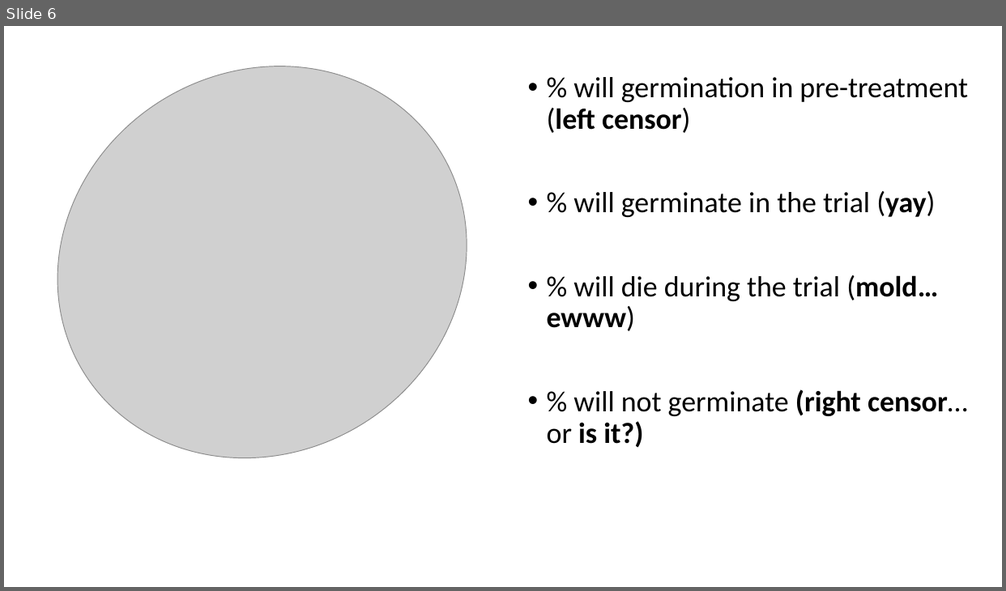
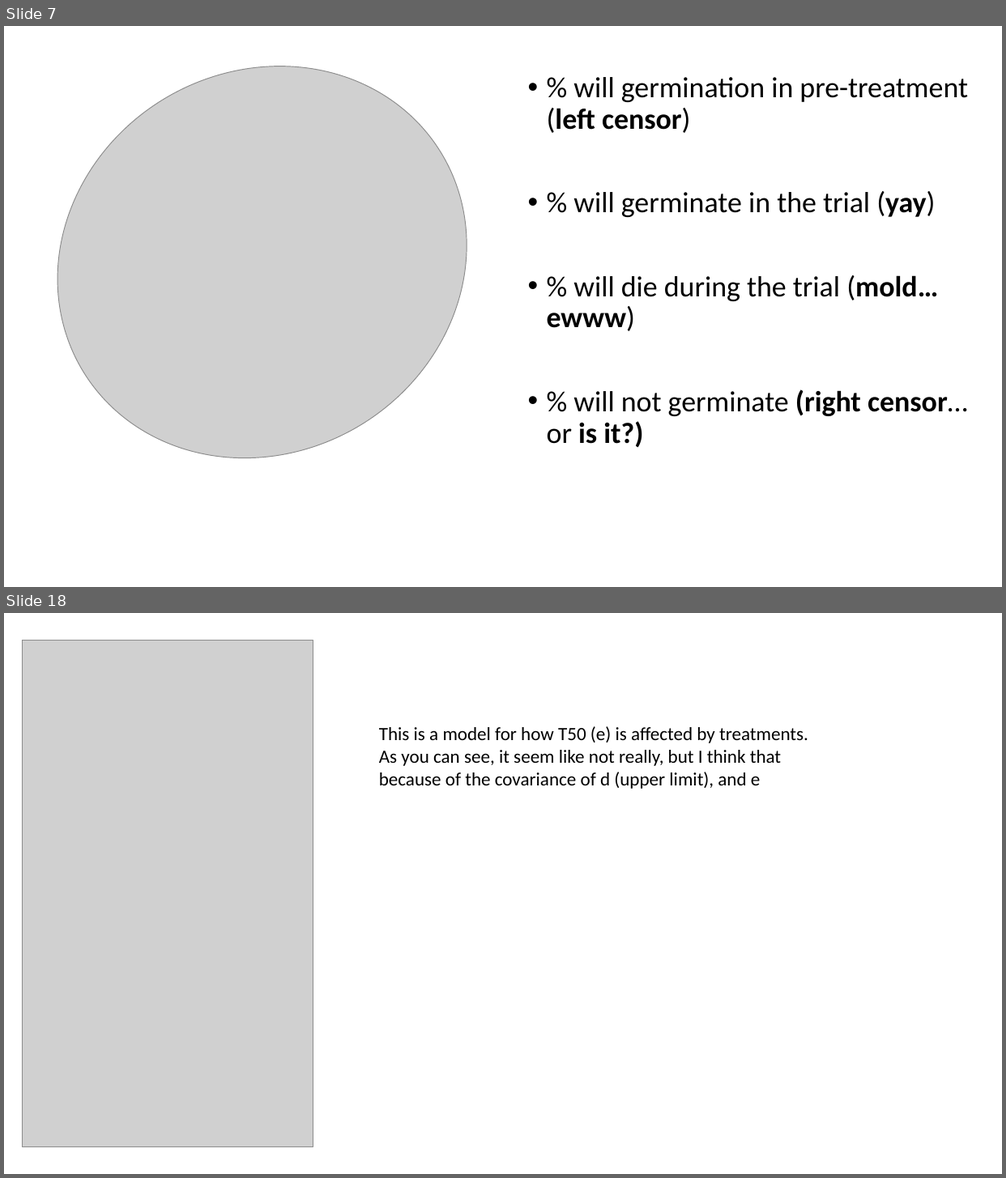
Before and after one commit to dbuona/timetogerminate, a slide deck: germination_trials/seed_update_labmeeting.pptx. Shown one above the other, each under a label of ours: slide 6 before the commit, slides 7 and 18 after it; the slides between them are not shown. The pictures are 1006x591 and 1006x1178 pixels, drawn with LibreOffice and Linux fonts; fonts in the diff are those of the drawing; grey boxes stand for pictures. Boxes give left, top, right and bottom in pixels: in the first picture for what was removed or moved away, otherwise in the second. Text is boxed around its words. In the diff, an @@ line names an element or a change of style, - is before the commit and + after.

```diff
--- a/germination_trials/seed_update_labmeeting.pptx
+++ b/germination_trials/seed_update_labmeeting.pptx
@@ slide 18 added at (4, 613, 1002, 1174), background #FFFFFF @@
@@ picture added at (22, 640, 313, 1147) @@
@@ text added at (379, 726, 808, 789), 18 pt, text #000000 @@
+This is a model for how T50 (e) is affected by treatments.
+As you can see, it seem like not really, but I think that because of the covariance of d (upper limit), and e
@@ what was slide 6 is now slide 7 @@
```
Also in this commit, not shown: 4 slides changed, 12 other slides added, 3 slides removed, 15 other files.
